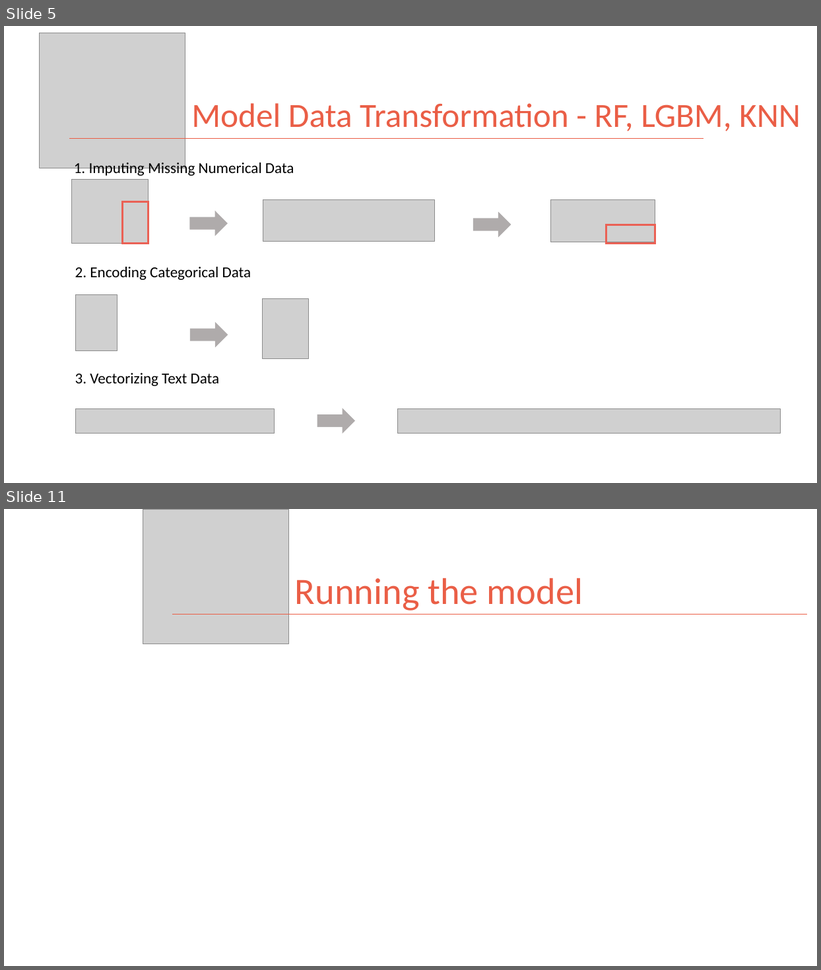
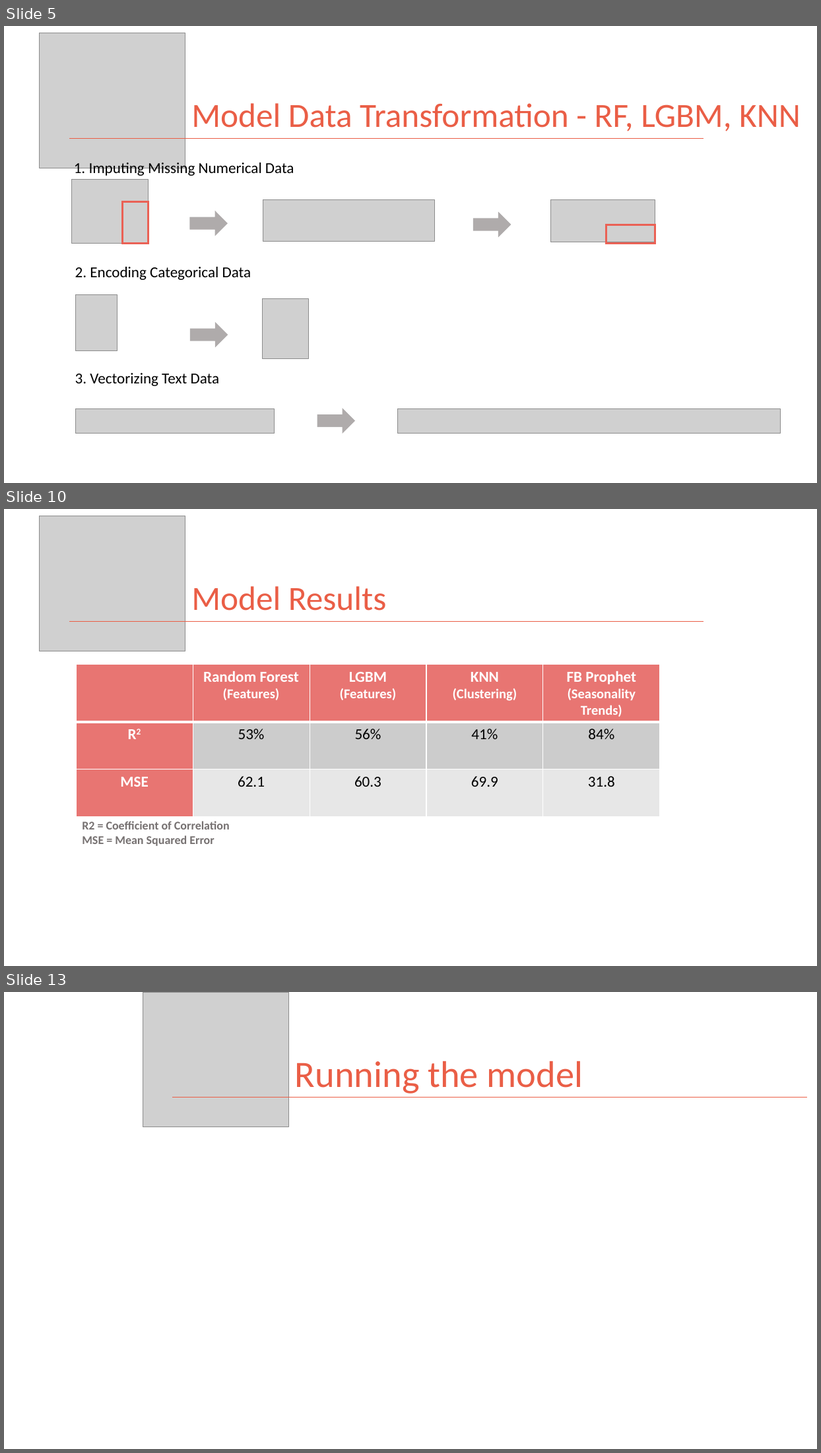
Before and after one commit to kman4/AirbnbPredictions, a slide deck: Airbnb Price Predictions (Model).pptx. Shown one above the other, each under a label of ours: slides 5 and 11 before the commit, slides 5, 10 and 13 after it; the slides between them are not shown. The pictures are 821x970 and 821x1453 pixels, drawn with LibreOffice and Linux fonts; fonts in the diff are those of the drawing; grey boxes stand for pictures. Boxes give left, top, right and bottom in pixels: in the first picture for what was removed or moved away, otherwise in the second. Text is boxed around its words. In the diff, an @@ line names an element or a change of style, - is before the commit and + after.

```diff
--- a/Airbnb Price Predictions (Model).pptx
+++ b/Airbnb Price Predictions (Model).pptx
@@ slide 10 added at <box>4,509,817,966</box>, background #FFFFFF @@
@@ picture added at <box>40,516,185,651</box> @@
@@ title added at <box>191,586,386,611</box>, 40 pt, text #EA5E46 @@
+Model Results
@@ line added from (69, 621) to (704, 621), #EA5E46 1 pt @@
@@ table added at <box>76,665,661,817</box>, 3 rows, 5 columns @@
+ | Random Forest / (Features) | LGBM / (Features) | KNN / (Clustering) | FB Prophet / (Seasonality Trends)
+R2 | 53% | 56% | 41% | 84%
+MSE | 62.1 | 60.3 | 69.9 | 31.8
@@ text added at <box>82,821,230,846</box>, 14 pt, text #767171, bold @@
+R2 = Coefficient of Correlation
+MSE = Mean Squared Error
@@ what was slide 11 is now slide 13 @@
```
Also in this commit, not shown: 5 slides changed, 2 other slides added, 2 slides removed, 1 other file.
